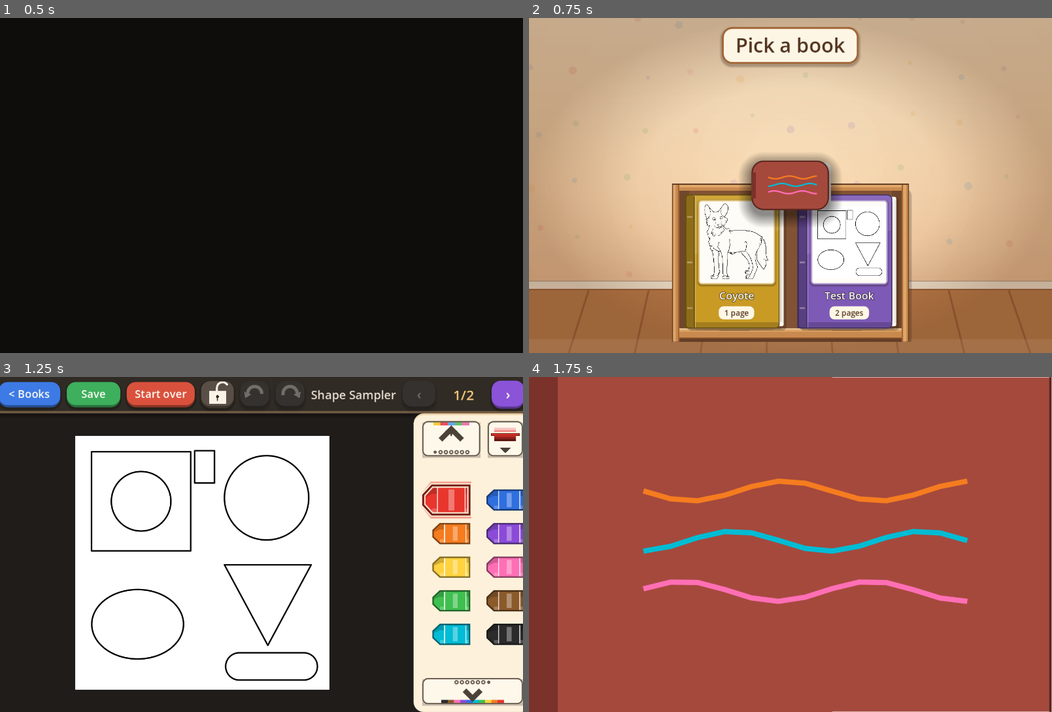
Above: before the commit, frames 1-4 (two rows, left to right).
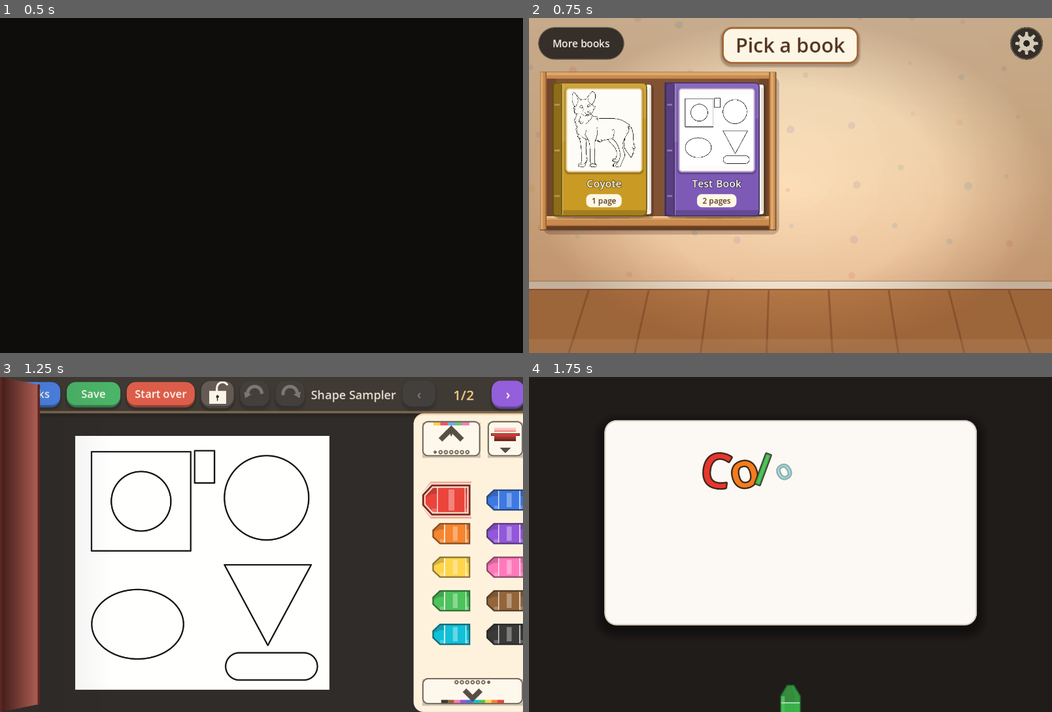
Above: after the commit, the same moments.

Repository: BinaryRabbit101/ColoringBook
Game: Godot game, scene res://scenes/dev/shell_smoke.tscn
The game is run twice, just before and just after one commit, with the same random seed, the same clock (stepped at 60 frames per second) and the same inputs. This scene is started directly instead of the project's main scene.
Inputs (mouse positions are in pixels of both pictures, inside the frame that each line leads up to; where the layout moved, square brackets give the same spot in the first picture):
- Up to frame 1 (0.5 s): no input
- Up to frame 2 (0.75 s): click (602, 148) [732, 259] at 0.5 s
- Up to frame 3 (1.25 s): no input
- Up to frame 4 (1.75 s): click "Start over" at 1.25 s

Frame 1 is identical in both runs. In frame 2, 43% of the frame differs, in the area x 1-99%, y 2-97%; in frame 3, 7.4%; in frame 4, 100%, in the area x 0-100%, y 0-100%.

Commit message:
game: the bookshelf grid fills from the top left
BL-28's shelf shrink-centred and stood on the floor, so three books on a
wide screen floated in the middle of the room and the first book was
never twice in the same place -- the book COUNT moved it. The bookcase
now hangs from the top left corner of the shelf area and grows right and
down as books arrive, which is where a child's eye starts and therefore
where book one has to be.

Four size flags in book_select.tscn and nothing else: the planks, the
contact shadows, the column maths and the cells all read the grid back
rather than being told where it is, so the furniture followed for free.

shell smoke 151 -> 153 (the first book is in the shelf's left half; the
second fills to its right on the same row -- measured against the shelf's
own rect and the next CELL, so neither assertion cares how many columns
the window fitted).

Co-Authored-By: Claude Fable 5 <noreply@anthropic.com>
Claude-Session: https://claude.ai/code/session_01HRYLLEKNrf6ajMvA8YFmoA

Diff:
--- a/godot/scenes/screens/book_select.tscn
+++ b/godot/scenes/screens/book_select.tscn
@@ -96,12 +96,11 @@
 size_flags_horizontal = 3
 size_flags_vertical = 3
 mouse_filter = 2
-alignment = 1
 
 [node name="Bookcase" type="MarginContainer" parent="Margin/Body/Scroll/Row"]
 layout_mode = 2
-size_flags_horizontal = 4
-size_flags_vertical = 8
+size_flags_horizontal = 0
+size_flags_vertical = 0
 mouse_filter = 2
 theme_override_constants/margin_left = 24
 theme_override_constants/margin_top = 18
@@ -115,7 +114,7 @@
 
 [node name="Shelf" type="GridContainer" parent="Margin/Body/Scroll/Row/Bookcase"]
 layout_mode = 2
-size_flags_horizontal = 4
+size_flags_horizontal = 0
 size_flags_vertical = 0
 theme_override_constants/h_separation = 24
 theme_override_constants/v_separation = 48
--- a/godot/scripts/dev/shell_smoke.gd
+++ b/godot/scripts/dev/shell_smoke.gd
@@ -228,6 +228,21 @@
 	_expect(cell != null, "one of them is the test book")
 	if cell == null:
 		return
+
+	# BL-40: the grid fills from the TOP LEFT. Measured against the shelf's own rect
+	# rather than a constant, and against the SECOND cell rather than a column count,
+	# so the check says "the first book is in the corner and the next one is to its
+	# right" without caring how many columns the window happened to fit.
+	await _settle_layout()
+	var first_cell: BookCell = cells[0]
+	var shelf_left := shelf.global_position.x
+	_expect(first_cell.global_position.x - shelf_left < shelf.size.x * 0.5,
+		"the first book sits in the shelf's LEFT half, not centred (%.0f px in of %.0f)"
+		% [first_cell.global_position.x - shelf_left, shelf.size.x])
+	if cells.size() > 1:
+		_expect(cells[1].global_position.x > first_cell.global_position.x
+				and is_equal_approx(cells[1].global_position.y, first_cell.global_position.y),
+			"...and the next one fills to its RIGHT, on the same row")
 	cell.pressed.emit()
 	var reached_page := await _wait_for_screen(Main.SCREEN_COLORING)
 	_expect(reached_page, "picking the book opens the coloring page (%s)" % _main.get_current_screen_id())
--- a/godot/scripts/screens/book_select.gd
+++ b/godot/scripts/screens/book_select.gd
@@ -30,6 +30,15 @@
 ## out of the grid after every sort and draws a wooden plank under each ROW, plus
 ## the carcass around them. Nothing here decides how many shelves there are; the
 ## column maths does, exactly as before, and the furniture follows.
+##
+## [b]The grid fills from the TOP LEFT[/b] (BL-40). It used to shrink-centre and sit
+## on the floor, so three books on a wide screen floated in the middle of the room
+## and the first book was never in the same place twice: the count moved it. Now the
+## bookcase hangs from the top left corner of the shelf area and grows right and
+## down as books arrive, which is where a child's eye starts and where the FIRST
+## book therefore has to be. This is pure layout -- four size flags in the scene, no
+## code -- because the boards, the column maths and the cells all read the grid back
+## rather than being told where it is.
 
 ## The player picked a book.
 signal book_chosen(book: BookDef)
